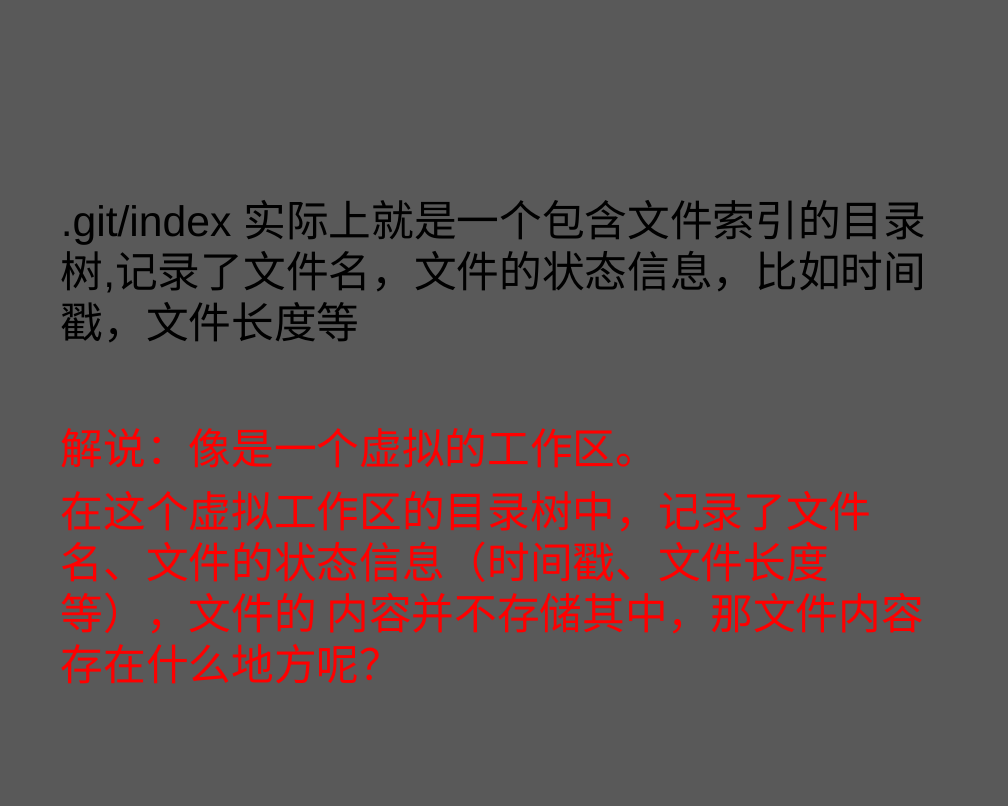
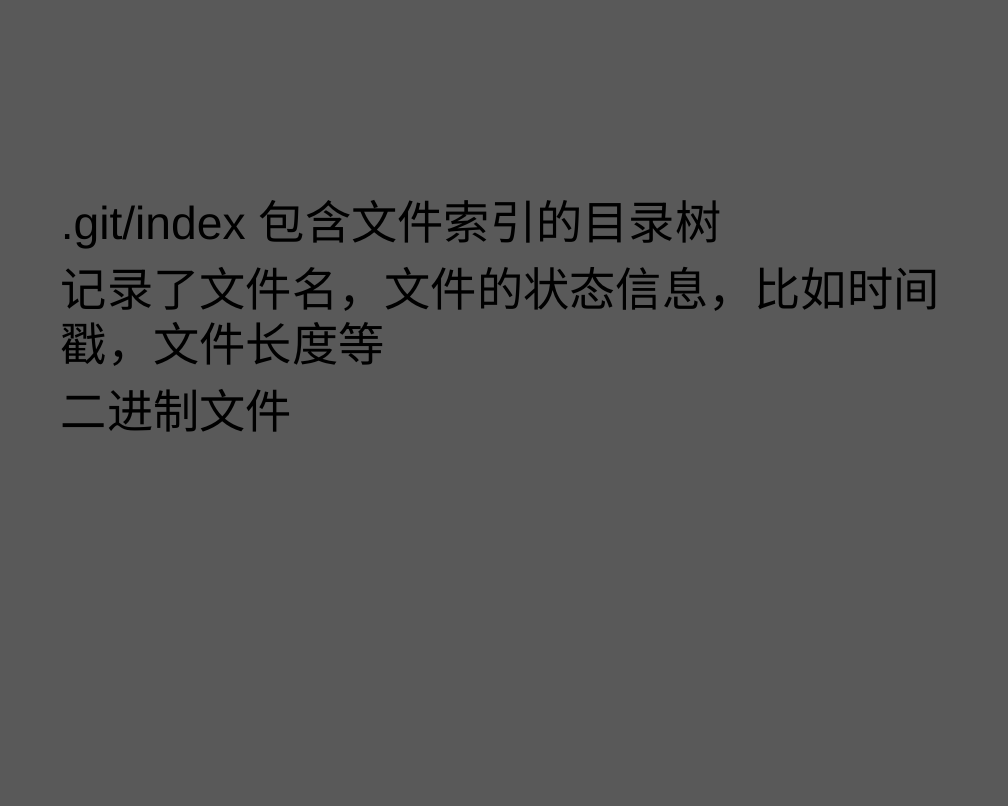
Before and after one commit to zhuxiaosheng/code, a slide deck: slide 35 of git.ppt. Drawn at 1008x806 pixels with LibreOffice and Linux fonts; fonts in the diff are those of the drawing; background and template pictures are left out. Boxes give left, top, right and bottom in pixels: in the first picture for what was removed or moved away, otherwise in the second. Text is boxed around its words. In the diff, an @@ line names an element or a change of style, - is before the commit and + after.

```diff
--- a/git.ppt
+++ b/git.ppt
@@ text at bbox=[61, 200, 940, 432]: text changed; size 24.1 to 26 pt; text colour #FF0000 to #000000 @@
-.git/index 实际上就是一个包含文件索引的目录树,记录了文件名，文件的状态信息，比如时间戳，文件长度等
-解说：像是一个虚拟的工作区。
-在这个虚拟工作区的目录树中，记录了文件名、文件的状态信息（时间戳、文件长度等），文件的 内容并不存储其中，那文件内容存在什么地方呢？
+.git/index 包含文件索引的目录树
+记录了文件名，文件的状态信息，比如时间戳，文件长度等
+二进制文件
```
Also in this commit, not shown: 28 other slides changed, 33 slides added, 16 slides removed.
